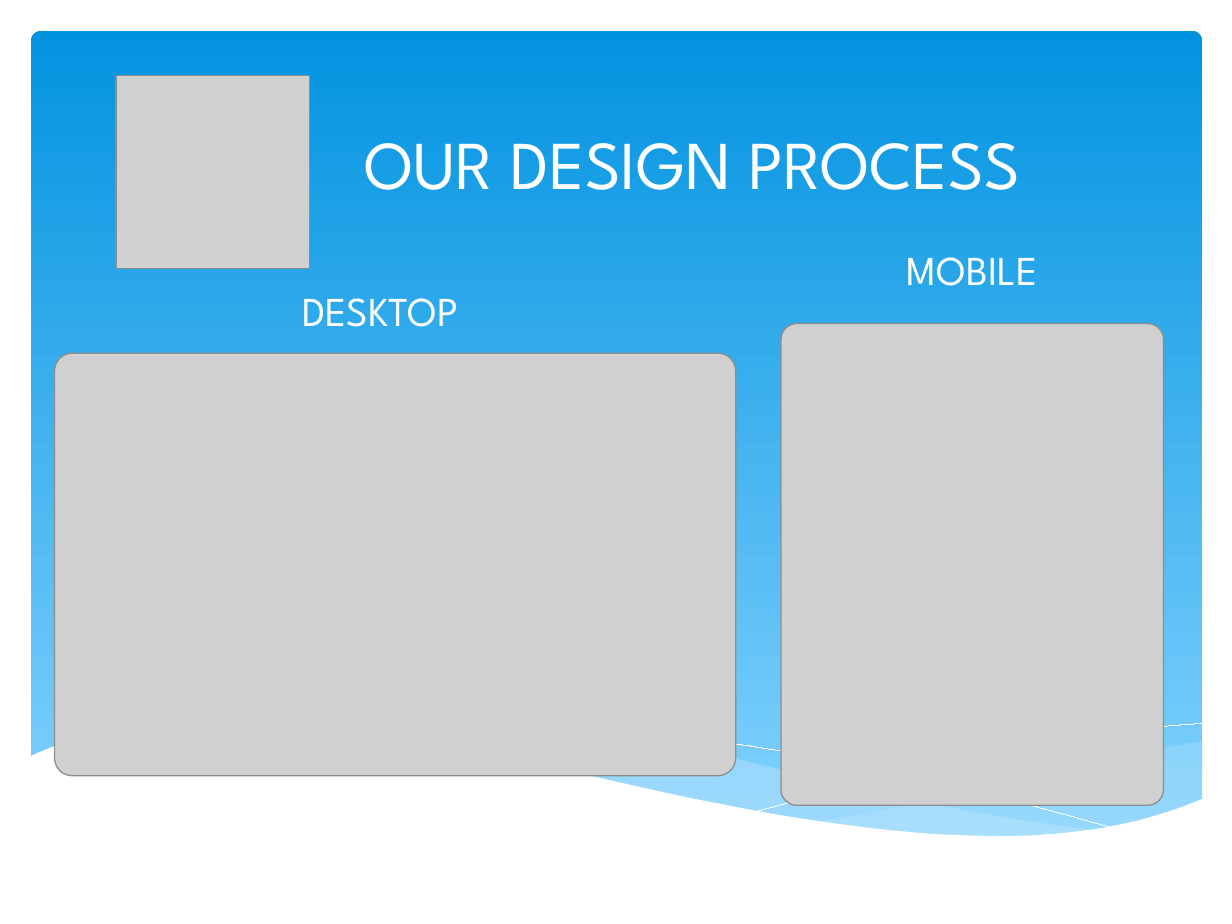
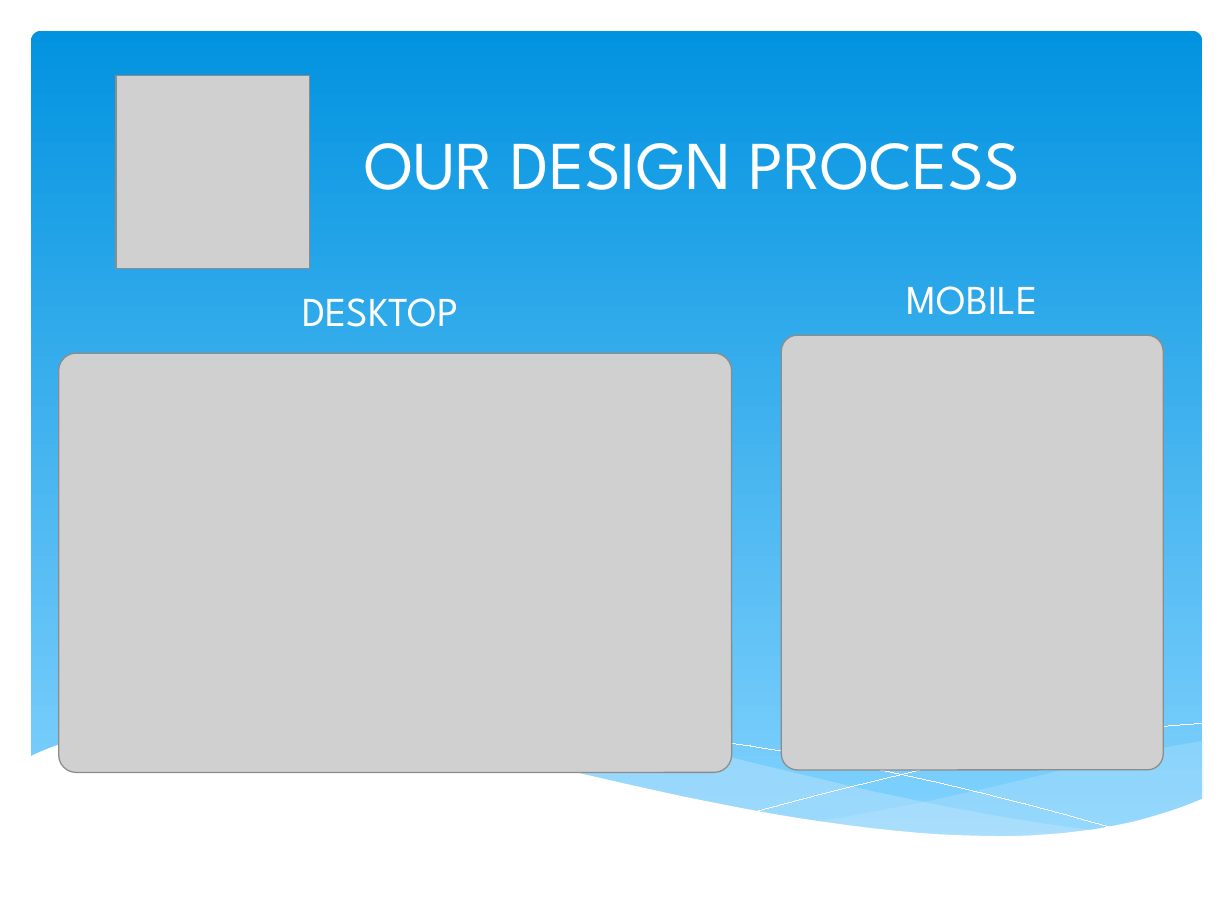
Before and after one commit to BradFabian/weatherEvent, a slide deck: slide 4 of presentation.pptx. Drawn at 1232x924 pixels with LibreOffice and Linux fonts; fonts in the diff are those of the drawing; grey boxes stand for pictures. Boxes give left, top, right and bottom in pixels: in the first picture for what was removed or moved away, otherwise in the second. Text is boxed around its words. In the diff, an @@ line names an element or a change of style, - is before the commit and + after.

Commit message:
updated presentation slides

```diff
--- a/presentation.pptx
+++ b/presentation.pptx
@@ subtitle "MOBILE": place and size @@
-subtitle "MOBILE" at <box>907,257,1038,286</box>
+subtitle "MOBILE" at <box>907,286,1038,315</box>
@@ picture: place and size @@
-picture at <box>54,354,736,776</box>
+picture at <box>59,354,732,772</box>
@@ picture: place and size @@
-picture at <box>781,324,1164,806</box>
+picture at <box>781,335,1163,770</box>
```
Also in this commit, not shown: 1 other file.
